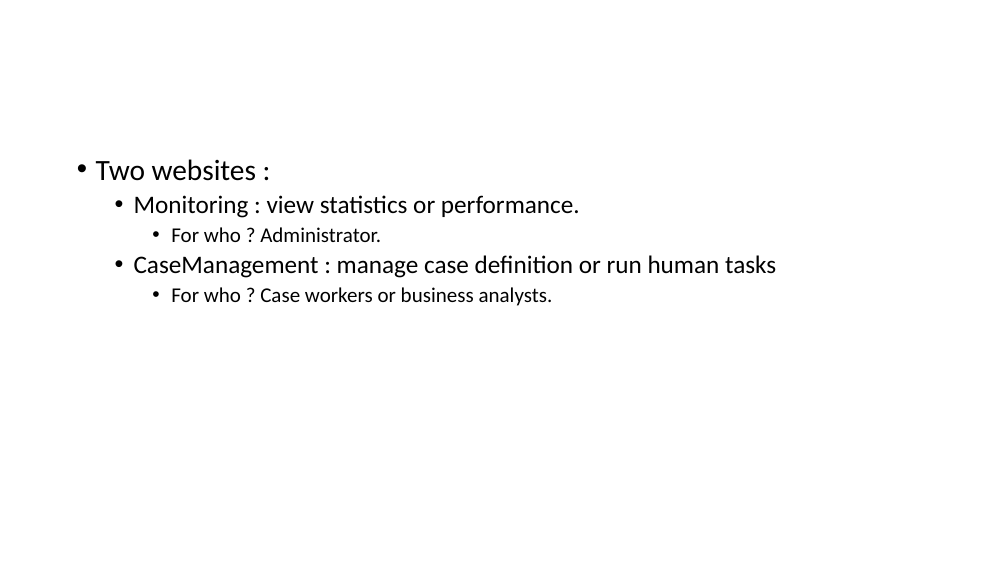
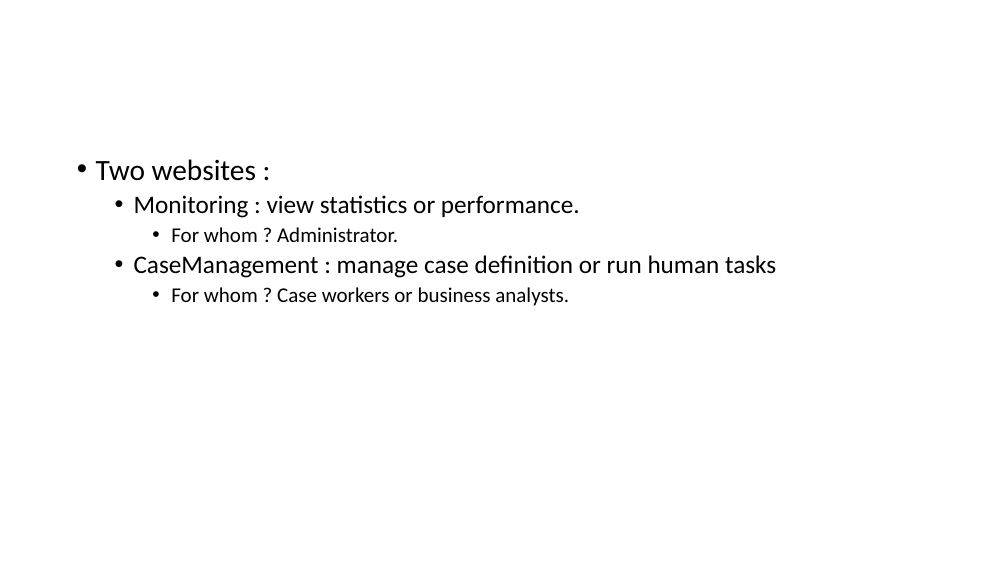
Before and after one commit to simpleidserver/CaseManagement, a slide deck: slide 3 of Architecture.pptx. Drawn at 1008x567 pixels with LibreOffice and Linux fonts; fonts in the diff are those of the drawing. Boxes give left, top, right and bottom in pixels: in the first picture for what was removed or moved away, otherwise in the second. Text is boxed around its words. In the diff, an @@ line names an element or a change of style, - is before the commit and + after.

```diff
--- a/Architecture.pptx
+++ b/Architecture.pptx
@@ text at box(171, 227, 398, 242): text changed @@
-    • For who ? Administrator.
+    • For whom ? Administrator.
@@ text at box(171, 287, 569, 306): text changed @@
-    • For who ? Case workers or business analysts.
+    • For whom ? Case workers or business analysts.
```
Also in this commit, not shown: 21 other files.
